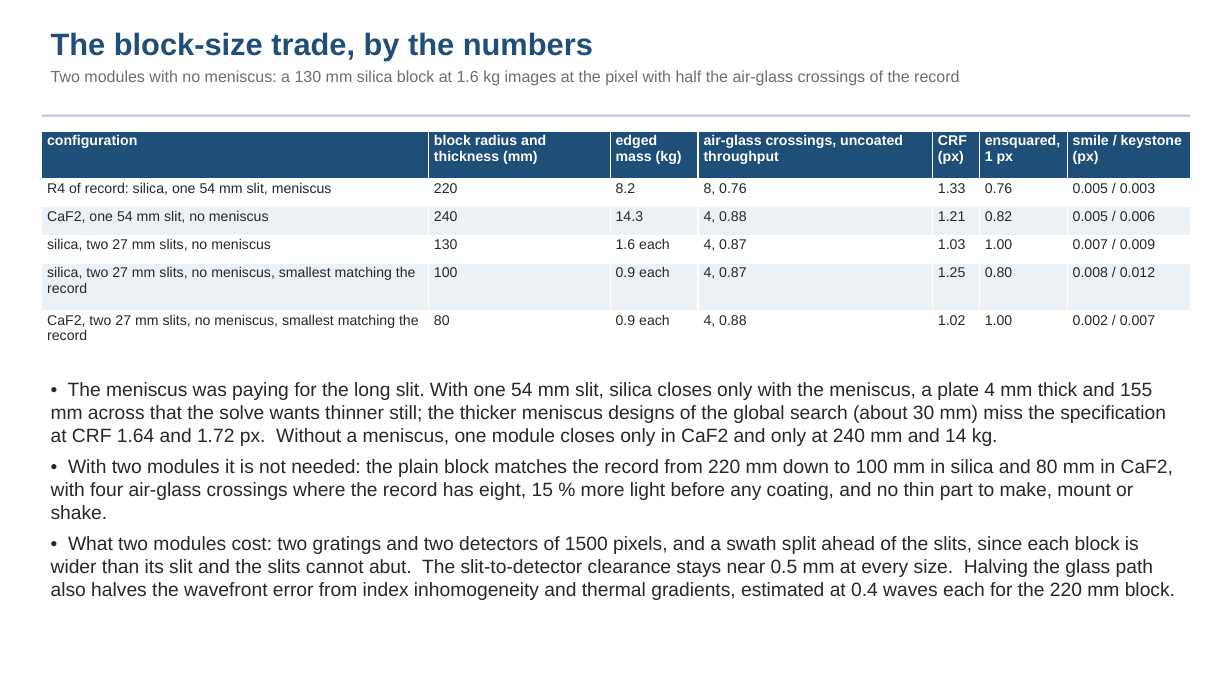
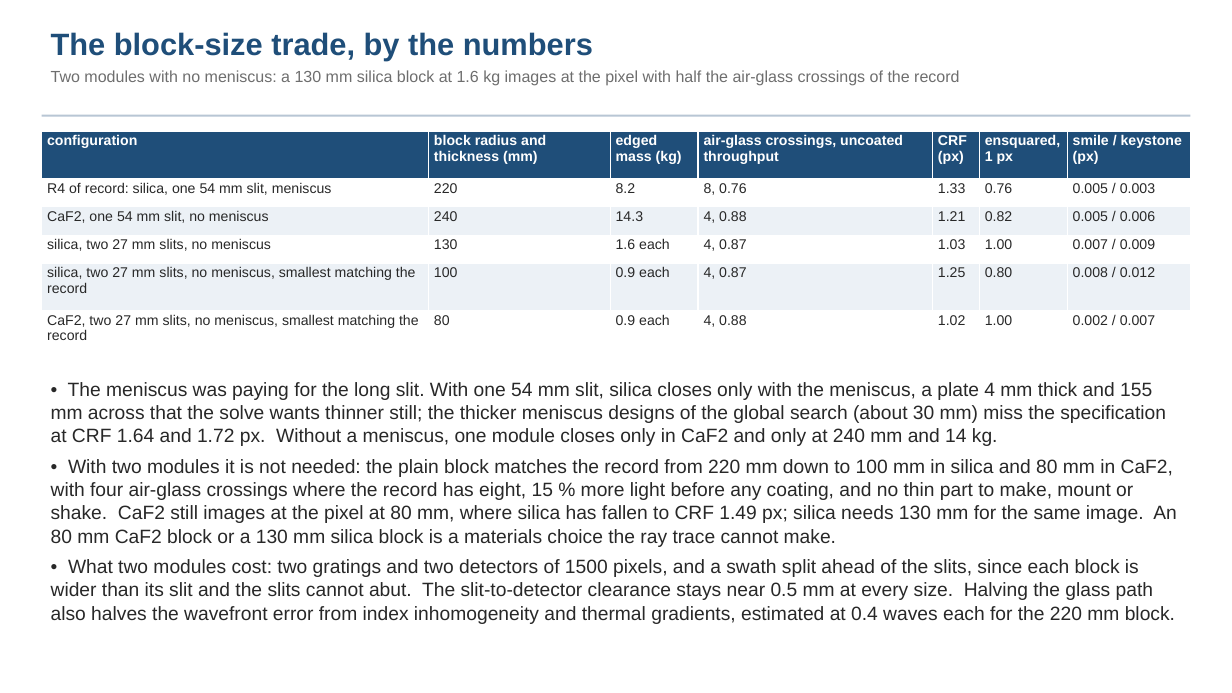
Before and after one commit to nasa-jpl/macos, a slide deck: slide 26 of demo_session/deck_dyson.pptx. Drawn at 1232x693 pixels with LibreOffice and Linux fonts; fonts in the diff are those of the drawing. Boxes give left, top, right and bottom in pixels: in the first picture for what was removed or moved away, otherwise in the second. Text is boxed around its words. In the diff, an @@ line names an element or a change of style, - is before the commit and + after.

```diff
--- a/demo_session/deck_dyson.pptx
+++ b/demo_session/deck_dyson.pptx
@@ text at (51,459,1177,547): text changed @@
-• With two modules it is not needed: the plain block matches the record from 220 mm down to 100 mm in silica and 80 mm in CaF2, with four air-glass crossings where the record has eight, 15 % more light before any coating, and no thin part to make, mount or shake.
+• With two modules it is not needed: the plain block matches the record from 220 mm down to 100 mm in silica and 80 mm in CaF2, with four air-glass crossings where the record has eight, 15 % more light before any coating, and no thin part to make, mount or shake. CaF2 still images at the pixel at 80 mm, where silica has fallen to CRF 1.49 px; silica needs 130 mm for the same image. An 80 mm CaF2 block or a 130 mm silica block is a materials choice the ray trace cannot make.
```
Also in this commit, not shown: 1 other file.
